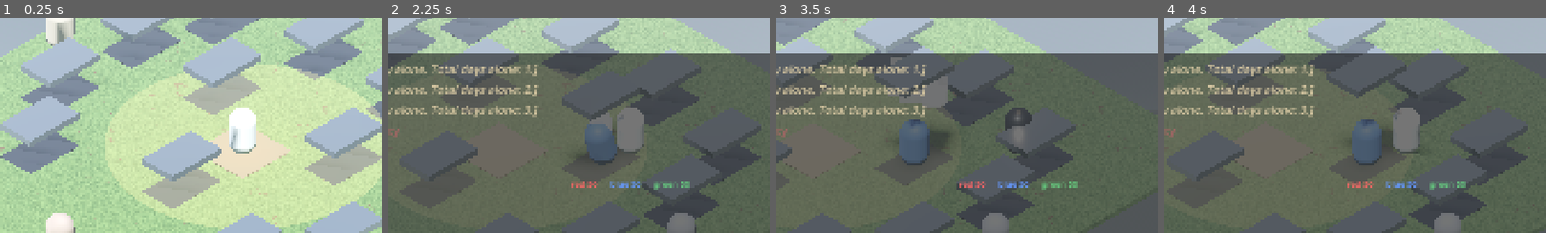
Above: before the commit, frames 1-4 (left to right).
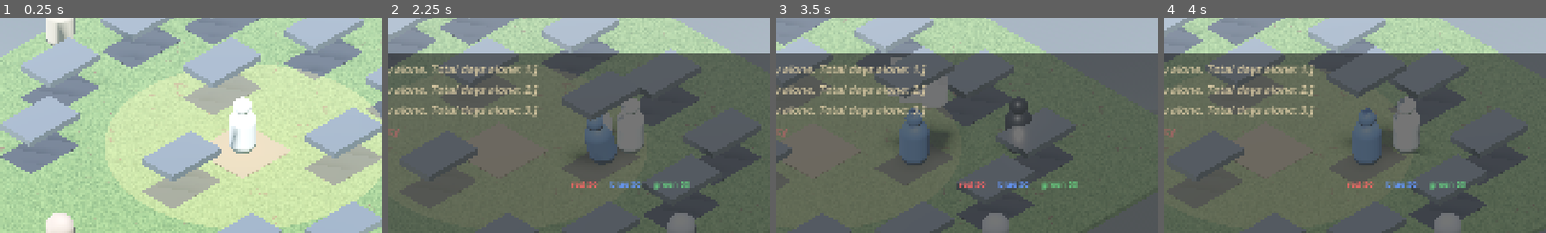
Above: after the commit, the same moments.

Repository: gokselozgur5/goske
Game: Godot game, scene res://scenes/main.tscn
Two runs of this game, one before a commit and one after it. Both use one fixed random seed, a clock stepped at 60 frames per second and the inputs below.
Inputs (mouse positions are % of the whole screen's width and height, from its top left):
- Up to frame 1 (0.25 s): no input
- Up to frame 2 (2.25 s): tap Enter (ui_accept) at 0.5, 0.77, 2 s; move the mouse to (72, 45) at 0.52 s; hold Right (ui_right) 0.53-1.25 s; tap Space at 0.6 s; click (72, 45) at 0.67 s; drag from (30, 55) to (45, 70) at 1.27 s; move the mouse to (60, 28) at 2.02 s; hold Right (ui_right) from 2.03 s (still down); tap Backspace at 2.1 s
- Up to frame 3 (3.5 s): release Right (ui_right) at 2.75 s; drag from (45, 70) to (20, 35) at 2.77 s
- Up to frame 4 (4 s): move the mouse to (80, 65) at 3.52 s; hold Left (ui_left) from 3.53 s (still down); tap Ctrl at 3.6 s; tap Enter (ui_accept) at 3.77 s
The pictures show only the part of the screen within x 18-68%, y 24-74%; the shares and areas given below are measured in that part.

The runs differ from the first frame. In frame 1, 0.3% of the frame differs, in the area x 61-66%, y 36-45%; in frame 2, 0.3%; in frame 3, 0.4%; in frame 4, 0.4%, in the area x 51-66%, y 36-51%.

Commit message:
docs: ADR 013/014/015 + composite humanoid heads
Iter 4 closed off:
- ADR-013: UX pivot — speech bubbles + GM suggestions (13, tone-tagged) + typewriter reveal with markup
- ADR-014: Drama escalation — tension float (trust-delta amplifier) + monotony float (saturation post-process)
- ADR-015: Visual polish round 2 — grass shader, pod metals, particles, ambient halo, head silhouettes

Composite humanoid silhouette:
- HeadMesh_shared SubResource (sphere radius 0.32, height 0.64)
- Player + 3 alters: capsule body + sphere head at Y=1.05
- player.gd _apply_material syncs head_mesh material with body

Diff:
--- a/scenes/main.tscn
+++ b/scenes/main.tscn
@@ -94,6 +94,10 @@
 [sub_resource type="CapsuleShape3D" id="CapsuleShape3D_player"]
 height = 1.8
 
+[sub_resource type="SphereMesh" id="HeadMesh_shared"]
+radius = 0.32
+height = 0.64
+
 [sub_resource type="StandardMaterial3D" id="AlterRedMat"]
 albedo_color = Color(0.72, 0.22, 0.22, 1)
 roughness = 0.55
@@ -214,6 +218,11 @@
 mesh = SubResource("CapsuleMesh_shared")
 surface_material_override/0 = SubResource("GoskeMat")
 
+[node name="HeadMesh" type="MeshInstance3D" parent="Player"]
+transform = Transform3D(1, 0, 0, 0, 1, 0, 0, 0, 1, 0, 1.05, 0)
+mesh = SubResource("HeadMesh_shared")
+surface_material_override/0 = SubResource("GoskeMat")
+
 [node name="CollisionShape3D" type="CollisionShape3D" parent="Player" unique_id=1454708915]
 shape = SubResource("CapsuleShape3D_player")
 
@@ -237,6 +246,11 @@
 mesh = SubResource("CapsuleMesh_shared")
 surface_material_override/0 = SubResource("AlterRedMat")
 
+[node name="HeadMesh" type="MeshInstance3D" parent="AlterRed"]
+transform = Transform3D(1, 0, 0, 0, 1, 0, 0, 0, 1, 0, 1.05, 0)
+mesh = SubResource("HeadMesh_shared")
+surface_material_override/0 = SubResource("AlterRedMat")
+
 [node name="InteractionArea" type="Area3D" parent="AlterRed" unique_id=738170093]
 script = ExtResource("2_alter_script")
 alter_id = "red"
@@ -251,6 +265,11 @@
 mesh = SubResource("CapsuleMesh_shared")
 surface_material_override/0 = SubResource("AlterBlueMat")
 
+[node name="HeadMesh" type="MeshInstance3D" parent="AlterBlue"]
+transform = Transform3D(1, 0, 0, 0, 1, 0, 0, 0, 1, 0, 1.05, 0)
+mesh = SubResource("HeadMesh_shared")
+surface_material_override/0 = SubResource("AlterBlueMat")
+
 [node name="InteractionArea" type="Area3D" parent="AlterBlue" unique_id=1392745405]
 script = ExtResource("2_alter_script")
 alter_id = "blue"
@@ -263,6 +282,11 @@
 
 [node name="MeshInstance3D" type="MeshInstance3D" parent="AlterGreen" unique_id=1692718611]
 mesh = SubResource("CapsuleMesh_shared")
+surface_material_override/0 = SubResource("AlterGreenMat")
+
+[node name="HeadMesh" type="MeshInstance3D" parent="AlterGreen"]
+transform = Transform3D(1, 0, 0, 0, 1, 0, 0, 0, 1, 0, 1.05, 0)
+mesh = SubResource("HeadMesh_shared")
 surface_material_override/0 = SubResource("AlterGreenMat")
 
 [node name="InteractionArea" type="Area3D" parent="AlterGreen" unique_id=1175978028]
--- a/scripts/player.gd
+++ b/scripts/player.gd
@@ -8,6 +8,7 @@
 @export var black_mat: StandardMaterial3D
 
 @onready var mesh: MeshInstance3D = $MeshInstance3D
+@onready var head_mesh: MeshInstance3D = $HeadMesh
 var in_comfort: bool = true
 var _was_exhausted_black: bool = false
 
@@ -66,10 +67,11 @@
 	if gs != null and gs.exhaustion >= gs.EXHAUSTION_BLACK_THRESHOLD:
 		exhausted = true
 	var should_be_black: bool = (not in_comfort) or exhausted
-	if should_be_black and black_mat:
-		mesh.set_surface_override_material(0, black_mat)
-	elif not should_be_black and goske_mat:
-		mesh.set_surface_override_material(0, goske_mat)
+	var target_mat = black_mat if should_be_black else goske_mat
+	if target_mat:
+		mesh.set_surface_override_material(0, target_mat)
+		if head_mesh:
+			head_mesh.set_surface_override_material(0, target_mat)
 	_was_exhausted_black = exhausted
 
 func _apply_material_if_exhausted_changed(gs) -> void:
Not shown, added: docs/ADR/ADR-013-ux-pivot-suggestions-bubbles-typewriter.md
Not shown, added: docs/ADR/ADR-014-drama-escalation-tension-monotony.md
Not shown, added: docs/ADR/ADR-015-visual-polish-round-2.md
Not shown, changed: docs/README.md
